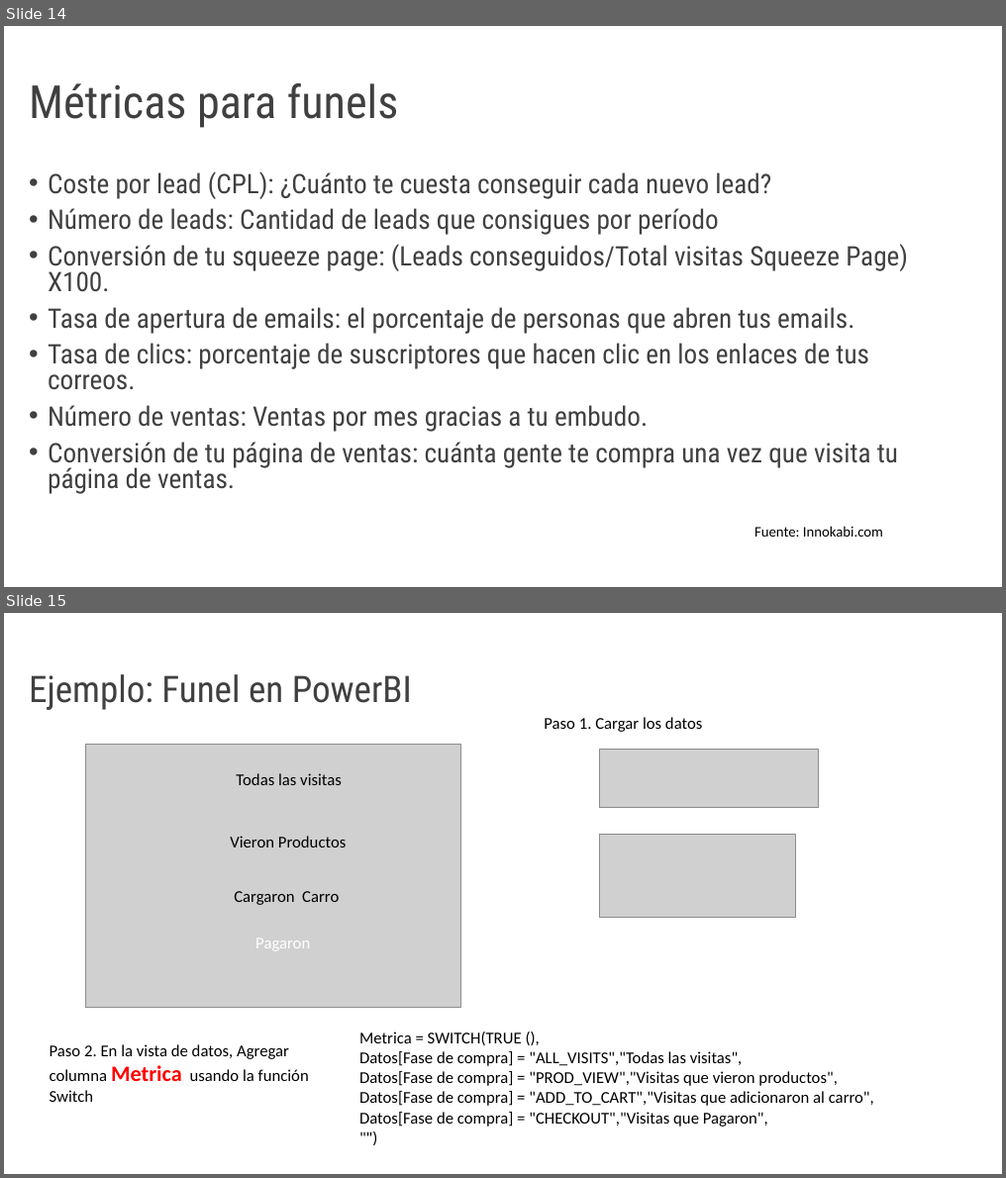
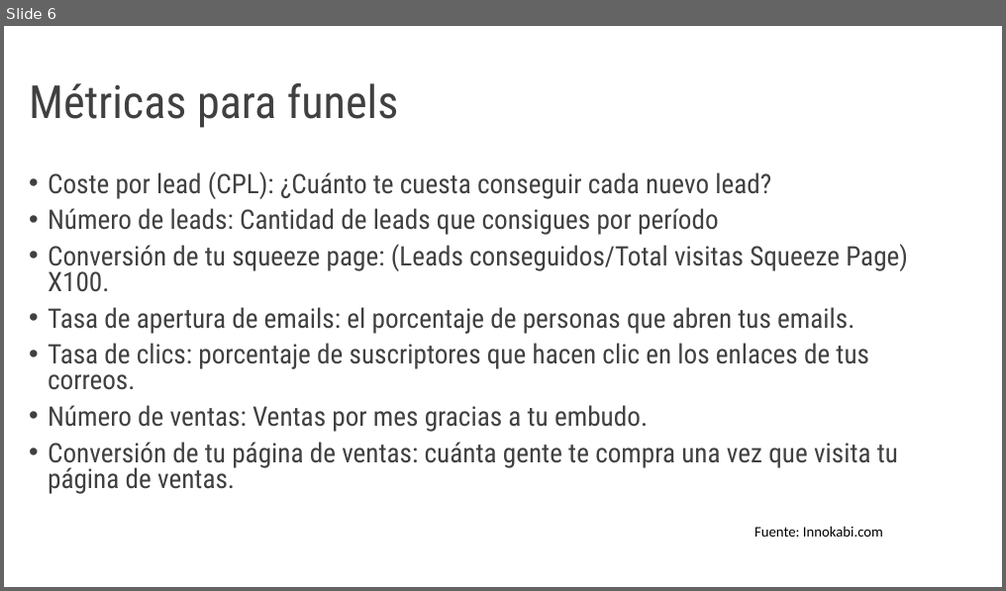
Before and after one commit to CesarLopez-Profe/EstrategiasEmpresariales, a slide deck: Diapositivas/2_OKRs_Funeles.pptx. Shown one above the other, each under a label of ours: slides 14 and 15 before the commit, slide 6 after it. The pictures are 1006x1178 and 1006x591 pixels, drawn with LibreOffice and Linux fonts; fonts in the diff are those of the drawing; grey boxes stand for pictures; background and template pictures are left out. Boxes give left, top, right and bottom in pixels: in the first picture for what was removed or moved away, otherwise in the second. Text is boxed around its words. In the diff, an @@ line names an element or a change of style, - is before the commit and + after.

```diff
--- a/Diapositivas/2_OKRs_Funeles.pptx
+++ b/Diapositivas/2_OKRs_Funeles.pptx
@@ slide 15 removed at bbox=[4, 613, 1002, 1174], background picture (left out) @@
@@ title removed at bbox=[29, 674, 412, 710] @@
-Ejemplo: Funel en PowerBI
@@ text removed at bbox=[544, 717, 702, 732] @@
-Paso 1. Cargar los datos
@@ picture removed at bbox=[599, 749, 819, 808] @@
@@ picture removed at bbox=[599, 835, 795, 918] @@
@@ group removed at bbox=[86, 745, 461, 1008]: 4 texts, 1 picture @@
-Todas las visitas
-Vieron Productos
-Cargaron Carro
-Pagaron
@@ text removed at bbox=[50, 1045, 309, 1102] @@
-Paso 2. En la vista de datos, Agregar columna Metrica usando la función Switch
@@ text removed at bbox=[359, 1032, 874, 1127] @@
-Metrica = SWITCH(TRUE (),
-Datos[Fase de compra] = "ALL_VISITS","Todas las visitas",
-Datos[Fase de compra] = "PROD_VIEW","Visitas que vieron productos",
-Datos[Fase de compra] = "ADD_TO_CART","Visitas que adicionaron al carro",
-Datos[Fase de compra] = "CHECKOUT","Visitas que Pagaron",
-"")
@@ what was slide 14 is now slide 6 @@
```
Also in this commit, not shown: 1 slide changed, 2 slides added, 1 other slide removed, 3 other files.
